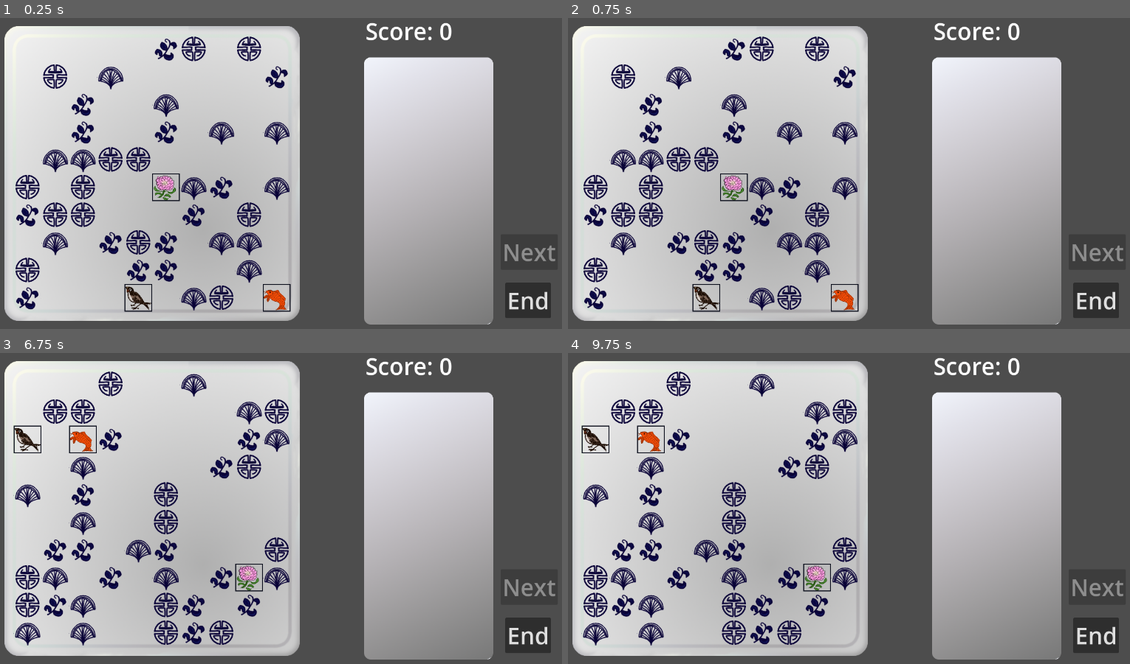
Above: before the commit, frames 1-4 (two rows, left to right).
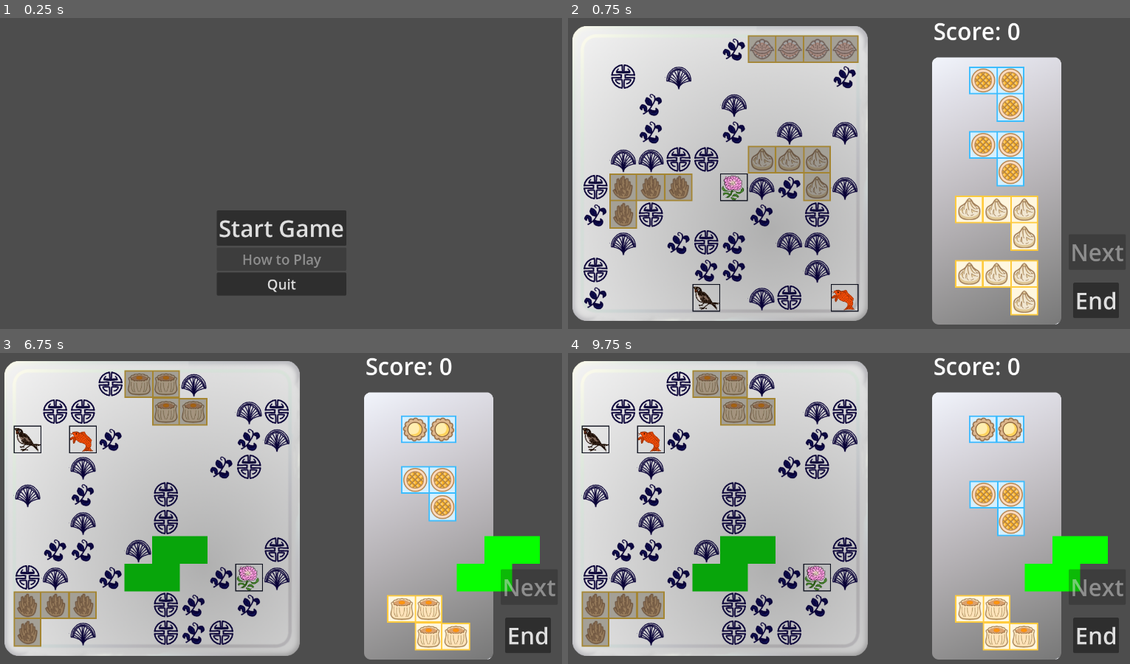
Above: after the commit, the same moments.

Repository: mDuo13/ld54
Game: Godot game, scene res://Scenes/title_screen.tscn
Same seed, same stepped clock (60 frames per second), same inputs: the game is played once before the commit and once after it. Before the commit the project starts from res://Scenes/PlayGame.tscn.
Inputs (mouse positions are in pixels of both pictures, inside the frame that each line leads up to):
- Up to frame 1 (0.25 s): no input
- Up to frame 2 (0.75 s): click (849, 229) at 0.5 s, where only the run after the commit has a clickable "Start Game"
- Up to frame 3 (6.75 s): click "End" at 1.25 s; click "End" at 2 s; click "End" at 2.75 s; tap Enter at 3.5, 5, 6.5 s; drag from (151, 508) to (342, 436) at 3.52 s; tap Space at 4.25, 5.75 s; drag from (162, 524) to (252, 573) at 4.27 s; move the mouse to (342, 436) at 5.02 s; press the mouse at (342, 436) at 5.03 s; release the mouse at (342, 436) at 5.75 s; drag from (252, 573) to (106, 458) at 5.77 s; move the mouse to (460, 558) at 6.52 s; tap Mouse wheel up (rotate_counterclockwise) at 6.6 s; click (460, 558) at 6.67 s
- Up to frame 4 (9.75 s): tap Space at 7.25 s; drag from (674, 458) to (759, 424) at 7.27 s; move the mouse to (877, 508) at 8.02 s; tap Mouse wheel down (rotate_clockwise) at 8.1 s; click (877, 508) at 8.17 s; drag from (759, 424) to (730, 524) at 8.77 s; move the mouse to (978, 492) at 9.52 s; press the mouse at (978, 492) at 9.53 s

The runs differ from the first frame. In frame 1, 72% of the frame differs, in the area x 0-99%, y 1-99%; in frame 2, 11%; in frame 3, 11%; in frame 4, 11%.
Error before the commit: Parse Error: Preload file "res://Scenes/x_mark.tscn" does not exist. (res://Scripts/piece.gd:166)

Commit message:
title screen etc

Diff:
--- /dev/null
+++ b/Scenes/title_screen.gd
@@ -0,0 +1,9 @@
+extends CanvasLayer
+
+func _on_start_butt_pressed():
+	get_tree().change_scene_to_file("res://Scenes/PlayGame.tscn")
+
+
+
+func _on_quit_butt_pressed():
+	get_tree().quit()
--- /dev/null
+++ b/Scenes/title_screen.tscn
@@ -0,0 +1,38 @@
+[gd_scene load_steps=2 format=3 uid="uid://bryv71qaxdyfo"]
+
+[ext_resource type="Script" path="res://Scenes/title_screen.gd" id="1_77ugs"]
+
+[node name="TitleScreen" type="CanvasLayer"]
+script = ExtResource("1_77ugs")
+
+[node name="VBoxContainer" type="VBoxContainer" parent="."]
+anchors_preset = 7
+anchor_left = 0.5
+anchor_top = 1.0
+anchor_right = 0.5
+anchor_bottom = 1.0
+offset_left = -140.0
+offset_top = -280.0
+offset_right = 141.0
+offset_bottom = -95.0
+grow_horizontal = 2
+grow_vertical = 0
+
+[node name="StartButt" type="Button" parent="VBoxContainer"]
+layout_mode = 2
+theme_override_font_sizes/font_size = 50
+text = "Start Game"
+
+[node name="HowToButt" type="Button" parent="VBoxContainer"]
+layout_mode = 2
+theme_override_font_sizes/font_size = 30
+disabled = true
+text = "How to Play"
+
+[node name="QuitButt" type="Button" parent="VBoxContainer"]
+layout_mode = 2
+theme_override_font_sizes/font_size = 30
+text = "Quit"
+
+[connection signal="pressed" from="VBoxContainer/StartButt" to="." method="_on_start_butt_pressed"]
+[connection signal="pressed" from="VBoxContainer/QuitButt" to="." method="_on_quit_butt_pressed"]
--- a/Scripts/piece.gd
+++ b/Scripts/piece.gd
@@ -162,9 +162,6 @@
 var piece
 
 var by_type = {}
-
-const XMARK = preload("res://Scenes/x_mark.tscn")
-var marks : Array[Sprite2D]
 
 func _ready():
 	ready_pieces_by_type()
--- a/project.godot
+++ b/project.godot
@@ -11,7 +11,7 @@
 [application]
 
 config/name="ld54"
-run/main_scene="res://Scenes/PlayGame.tscn"
+run/main_scene="res://Scenes/title_screen.tscn"
 config/features=PackedStringArray("4.1", "Forward Plus")
 config/icon="res://icon.svg"
 
Not shown, changed: rr-todo.txt
